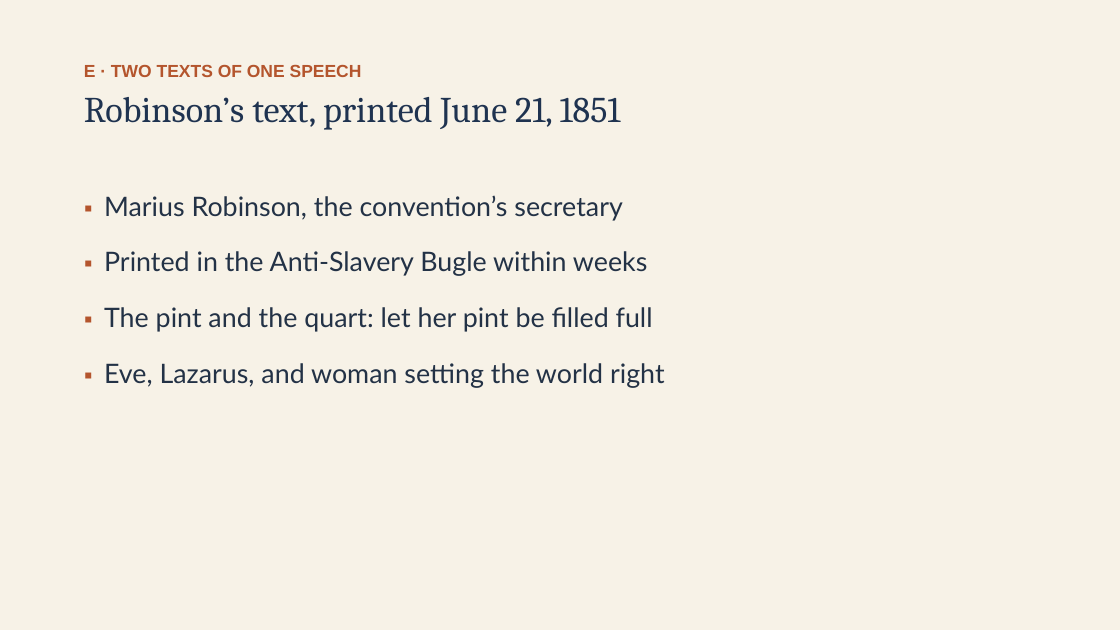
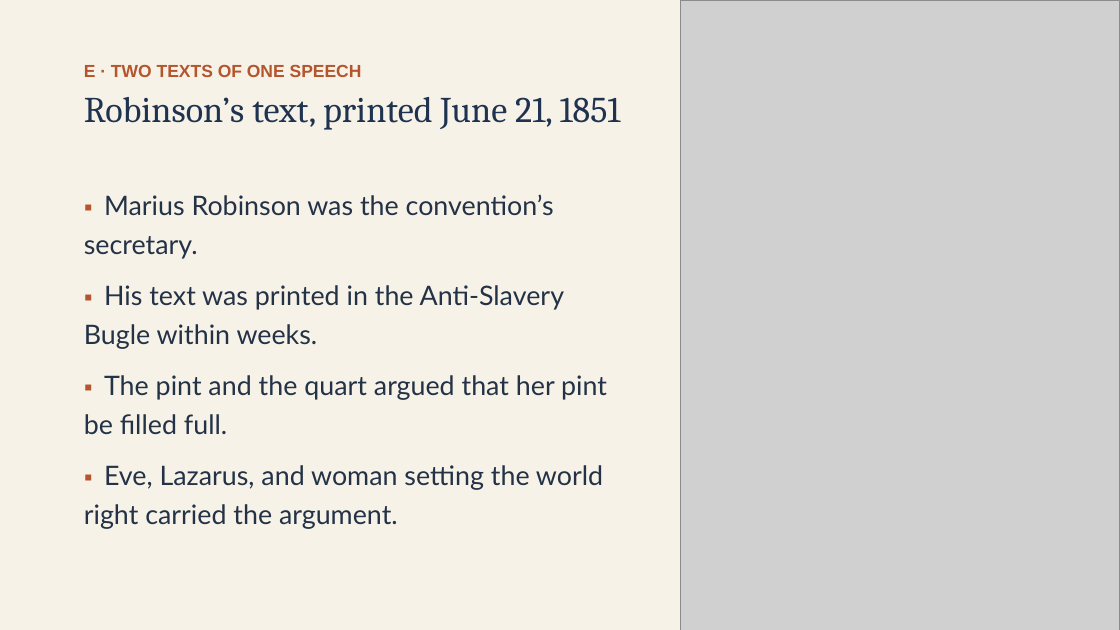
Before and after one commit to ab17gthb/humanities-curriculum-group, a slide deck: slide 16 of sectional-crisis/lesson-02/lesson-02-slides.pptx. Drawn at 1120x630 pixels with LibreOffice and Linux fonts; fonts in the diff are those of the drawing; grey boxes stand for pictures. Boxes give left, top, right and bottom in pixels: in the first picture for what was removed or moved away, otherwise in the second. Text is boxed around its words. In the diff, an @@ line names an element or a change of style, - is before the commit and + after.

Commit message:
Rollout: SC L2 reworked and live (Antislavery Argument at Full Voice)

```diff
--- a/sectional-crisis/lesson-02/lesson-02-slides.pptx
+++ b/sectional-crisis/lesson-02/lesson-02-slides.pptx
@@ picture added at <box>681,0,1120,630</box> @@
@@ text at <box>84,195,607,529</box>: text changed @@
-▪ Marius Robinson, the convention’s secretary
-▪ Printed in the Anti-Slavery Bugle within weeks
-▪ The pint and the quart: let her pint be filled full
-▪ Eve, Lazarus, and woman setting the world right
+▪ Marius Robinson was the convention’s secretary.
+▪ His text was printed in the Anti-Slavery Bugle within weeks.
+▪ The pint and the quart argued that her pint be filled full.
+▪ Eve, Lazarus, and woman setting the world right carried the argument.
```
Also in this commit, not shown: 9 other slides changed, 6 other files.
